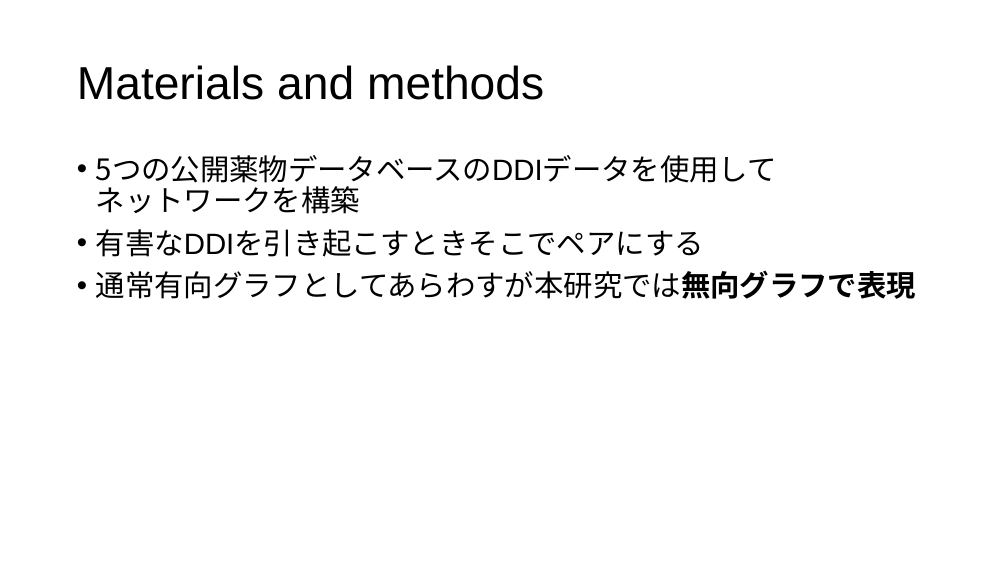
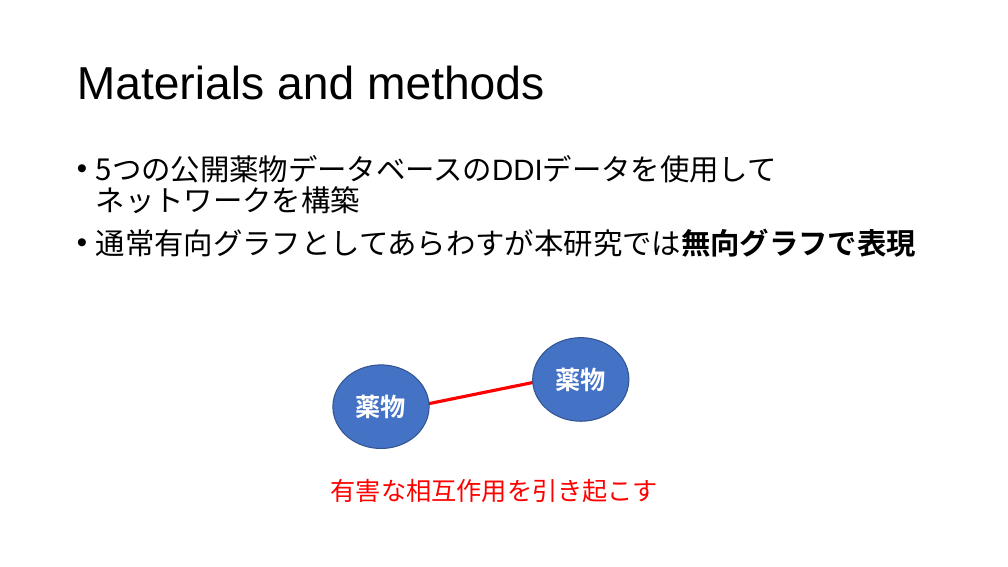
Before and after one commit to tsutarou10/variousFile, a slide deck: slide 19 of Predicting potential drug-drug interactions on topological and semantic similarity features using statistical learning.pptx. Drawn at 1008x567 pixels with LibreOffice and Linux fonts; fonts in the diff are those of the drawing. Boxes give left, top, right and bottom in pixels: in the first picture for what was removed or moved away, otherwise in the second. Text is boxed around its words. In the diff, an @@ line names an element or a change of style, - is before the commit and + after.

```diff
--- a/Predicting potential drug-drug interactions on topological and semantic similarity features using statistical learning.pptx
+++ b/Predicting potential drug-drug interactions on topological and semantic similarity features using statistical learning.pptx
@@ text at [96, 229, 704, 257]: paragraph removed @@
-• 有害なDDIを引き起こすときそこでペアにする
@@ ellipse added at [533, 338, 629, 422], fill #4472C4, outline #325491 1 pt, 24 pt, text #FFFFFF, bold @@
+薬物
@@ ellipse added at [333, 365, 429, 449], fill #4472C4, outline #325491 1 pt, 24 pt, text #FFFFFF, bold @@
+薬物
@@ line added from (414, 407) to (548, 380), #FF0000 3 pt @@
@@ text added at [331, 478, 658, 502], 24 pt, text #FF0000 @@
+有害な相互作用を引き起こす
```
Also in this commit, not shown: 12 other slides changed, 2 slides added.
